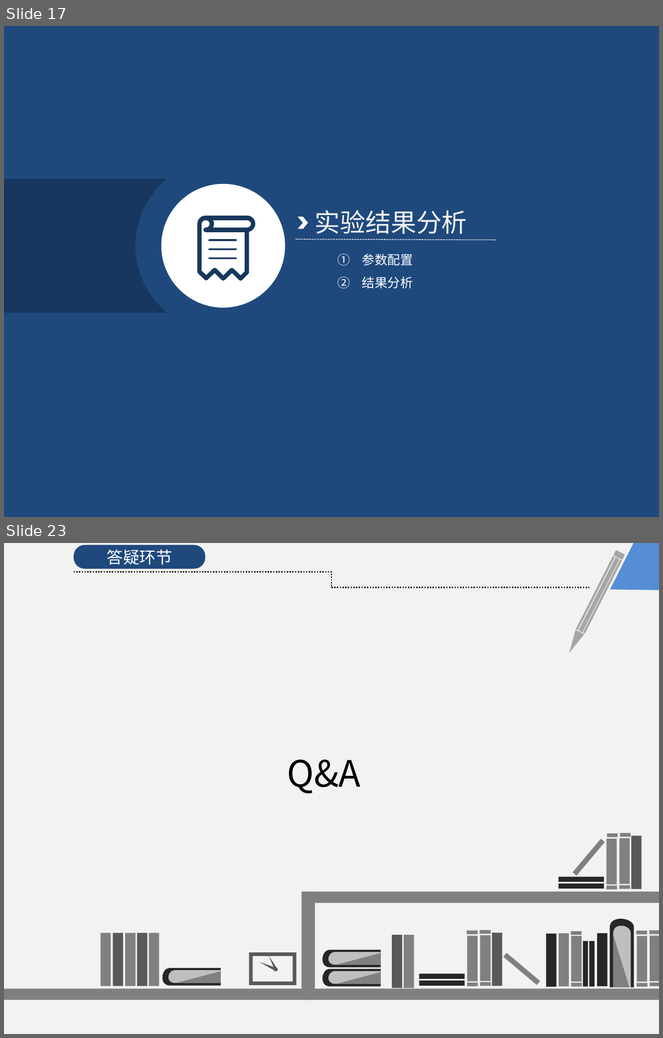
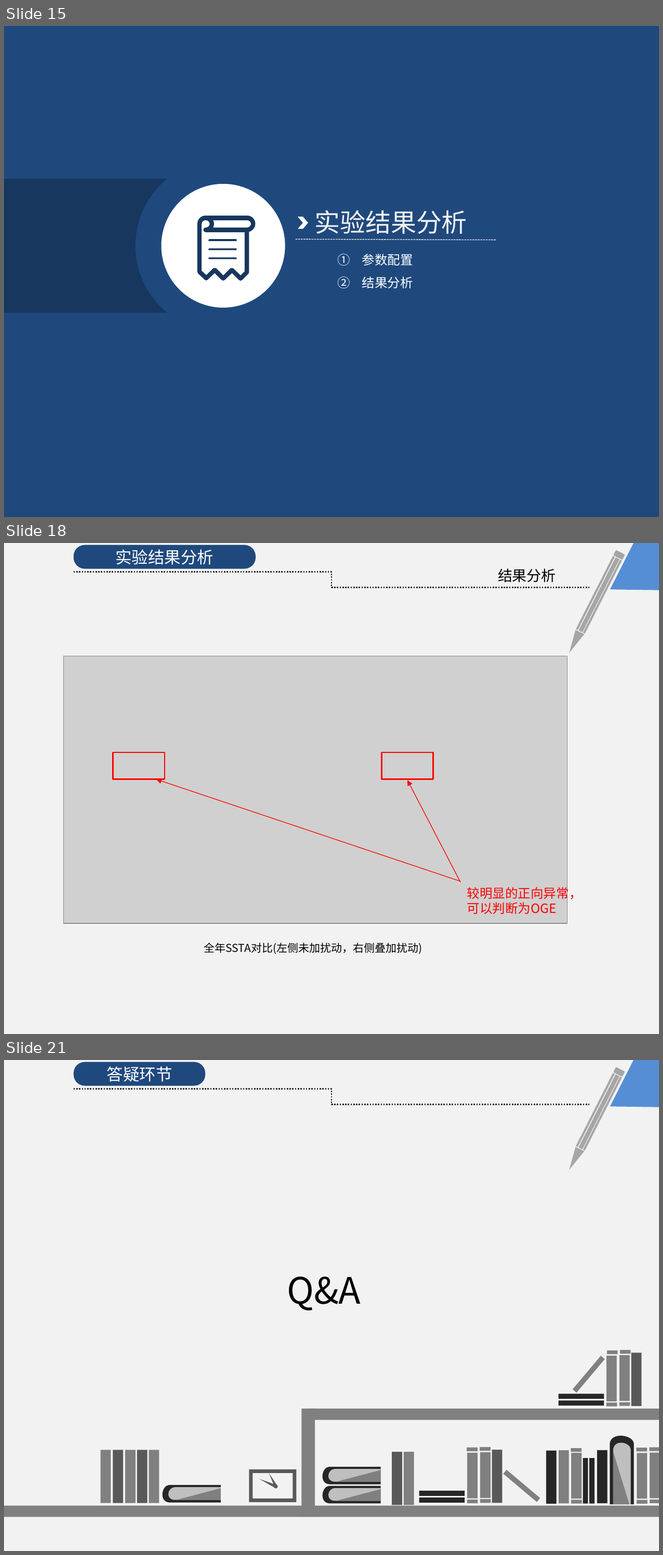
Before and after one commit to KrisCheng/GraduationDesign, a slide deck: FinalPaper/毕业答辩.pptx. Shown one above the other, each under a label of ours: slides 17 and 23 before the commit, slides 15, 18 and 21 after it; the slides between them are not shown. The pictures are 663x1038 and 663x1555 pixels, drawn with LibreOffice and Linux fonts; fonts in the diff are those of the drawing; grey boxes stand for pictures. Boxes give left, top, right and bottom in pixels: in the first picture for what was removed or moved away, otherwise in the second. Text is boxed around its words. In the diff, an @@ line names an element or a change of style, - is before the commit and + after.

```diff
--- a/FinalPaper/毕业答辩.pptx
+++ b/FinalPaper/毕业答辩.pptx
@@ slide 18 added at bbox=[4, 543, 659, 1034], background #FFFFFF @@
@@ rectangle added at bbox=[4, 543, 659, 1034], fill #F2F2F2 @@
@@ rounded rectangle added at bbox=[74, 545, 256, 568], fill #1F497D, 18 pt, text #FFFFFF @@
+实验结果分析
@@ freeform shape added at bbox=[610, 543, 659, 590], fill #558ED5 @@
@@ elbow line added from (74, 572) to (590, 588), #262626 1.5 pt dashed @@
@@ text added at bbox=[498, 568, 556, 583], 16 pt, text #000000 @@
+结果分析
@@ group added at bbox=[565, 550, 625, 655]: 3 rectangles, 1 rounded rectangle, 1 freeform shape @@
@@ picture added at bbox=[64, 656, 568, 924] @@
@@ group added at bbox=[113, 753, 582, 914]: 2 rectangles, 2 arrows, 1 text @@
+较明显的正向异常，可以判断为OGE
@@ text added at bbox=[204, 943, 422, 954], 12 pt, text #000000 @@
+全年SSTA对比(左侧未加扰动，右侧叠加扰动)
@@ what was slide 17 is now slide 15 @@
@@ what was slide 23 is now slide 21 @@
```
Also in this commit, not shown: 7 slides changed, 3 slides removed, 2 other files.
